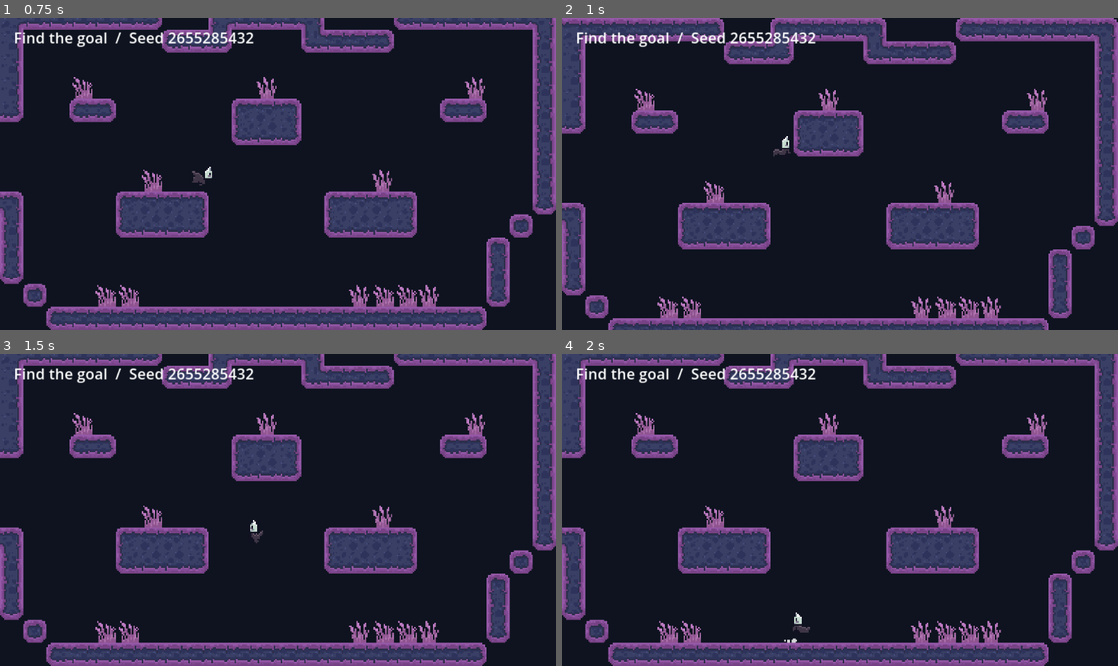
Above: before the commit, frames 1-4 (two rows, left to right).
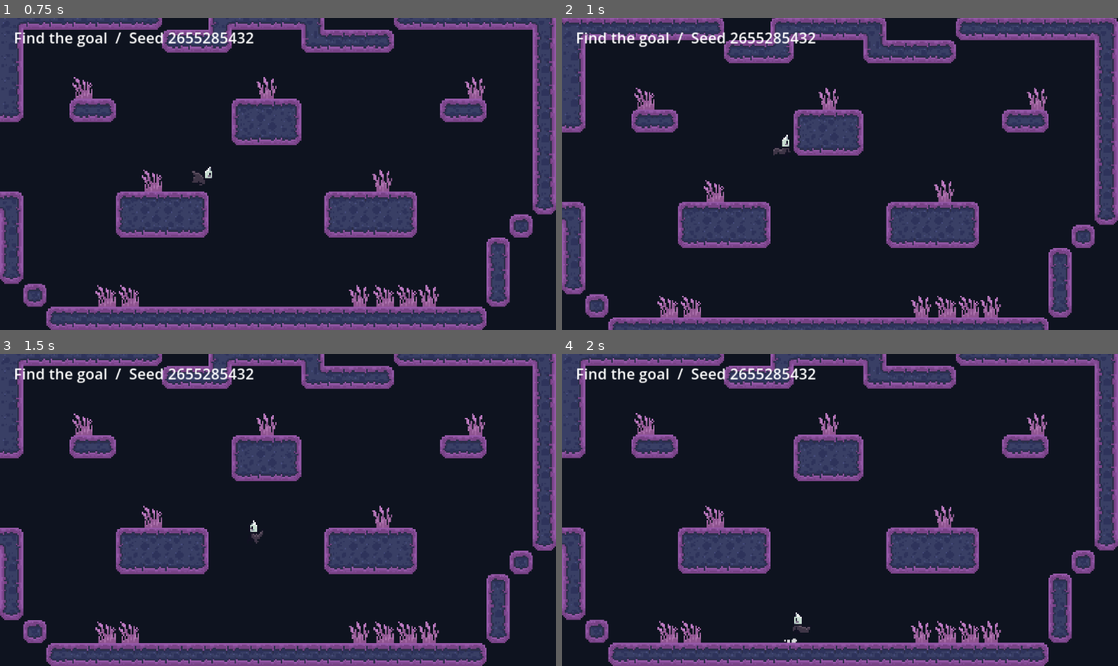
Above: after the commit, the same moments.

Repository: wonsgaddy/relicmink
Game: Godot game, scene res://main.tscn
The game is run twice, just before and just after one commit, with the same random seed, the same clock (stepped at 60 frames per second) and the same inputs.
Inputs:
- Up to frame 1 (0.75 s): tap Enter at 0.5 s; hold D (move_right) from 0.53 s (still down); tap Shift (dash) at 0.6 s
- Up to frame 2 (1 s): keep holding D (move_right); tap Space (jump) at 0.77 s
- Up to frame 3 (1.5 s): release D (move_right) at 1.28 s; hold A (move_left) from 1.28 s (still down); tap H (test_hit) at 1.35 s
- Up to frame 4 (2 s): keep holding A (move_left); tap Space (jump) at 1.52 s

Frame 1 is identical in both runs. In frame 2, 4.3% of the frame differs, in the area x 0-100%, y 0-100%; in frame 3, 1.7%; in frame 4, less than 0.1%.

Commit message:
Ease camera movement and zoom between rooms

Diff:
--- a/scripts/main.gd
+++ b/scripts/main.gd
@@ -5,6 +5,7 @@
 const Layout = preload("res://scripts/map_layout.gd")
 const CATALOG = preload("res://maps/prefabs.tres")
 const PLAYER_SCENE = preload("res://Player.tscn")
+const CAMERA_RESPONSE := 12.0
 
 @export var generation_seed: int = 0
 @export var main_path_rooms := Vector2i(6, 8)
@@ -25,8 +26,6 @@
 
 var camera: Camera2D
 var room_bounds: Array[Rect2] = []
-var camera_room := -2
-var camera_view_size := Vector2.ZERO
 
 
 func _ready() -> void:
@@ -53,9 +52,9 @@
 	player.respawn_bounds = Rect2(Vector2(map_bounds.position) * tile_size, Vector2(map_bounds.size) * tile_size).grow(96.0)
 	camera = Camera2D.new()
 	camera.name = "Camera2D"
-	player.add_child(camera)
 	add_child(player)
-	_update_camera()
+	add_child(camera)
+	_update_camera(0.0, true)
 	status.text = "Find the goal  /  Seed %d" % active_seed
 
 
@@ -123,37 +122,32 @@
 		preview.queue_free()
 
 
-func _process(_delta: float) -> void:
+func _process(delta: float) -> void:
 	if not Engine.is_editor_hint() and is_instance_valid(player):
-		_update_camera()
-
-
-func _update_camera() -> void:
-	var current_room := -1
-	for index in room_bounds.size():
-		if room_bounds[index].has_point(player.position):
-			current_room = index
-			break
+		_update_camera(delta)
+
+
+func _update_camera(delta: float, snap := false) -> void:
+	var target_center := player.position
+	var target_zoom := 1.0
 	var view_size := get_viewport_rect().size
-	if current_room == camera_room and view_size == camera_view_size:
-		return
-	camera_room = current_room
-	camera_view_size = view_size
-
-	if current_room == -1:
-		camera.zoom = Vector2.ONE
-		camera.limit_left = -10000000
-		camera.limit_top = -10000000
-		camera.limit_right = 10000000
-		camera.limit_bottom = 10000000
+	for room in room_bounds:
+		if not room.has_point(player.position):
+			continue
+		target_zoom = maxf(1.0, maxf(view_size.x / room.size.x, view_size.y / room.size.y))
+		var half_view := (view_size / (2.0 * target_zoom)).min(room.size / 2.0)
+		target_center = target_center.clamp(room.position + half_view, room.end - half_view)
+		break
+
+	var weight := 1.0 - exp(-CAMERA_RESPONSE * delta)
+	if snap or camera.position.distance_squared_to(target_center) < 0.01:
+		camera.position = target_center
 	else:
-		var bounds := room_bounds[current_room]
-		var fit_zoom := maxf(1.0, maxf(view_size.x / bounds.size.x, view_size.y / bounds.size.y))
-		camera.zoom = Vector2.ONE * fit_zoom
-		camera.limit_left = floori(bounds.position.x)
-		camera.limit_top = floori(bounds.position.y)
-		camera.limit_right = ceili(bounds.end.x)
-		camera.limit_bottom = ceili(bounds.end.y)
+		camera.position = camera.position.lerp(target_center, weight)
+	if snap or absf(camera.zoom.x - target_zoom) < 0.0001:
+		camera.zoom = Vector2.ONE * target_zoom
+	else:
+		camera.zoom = Vector2.ONE * lerpf(camera.zoom.x, target_zoom, weight)
 	camera.force_update_scroll()
 
 
Not shown, changed: docs/prefab-json.md
